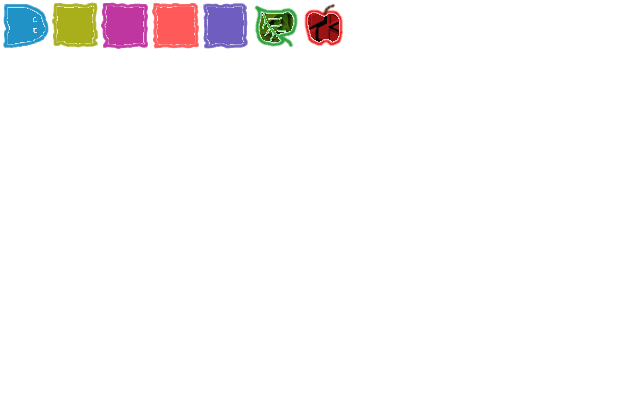
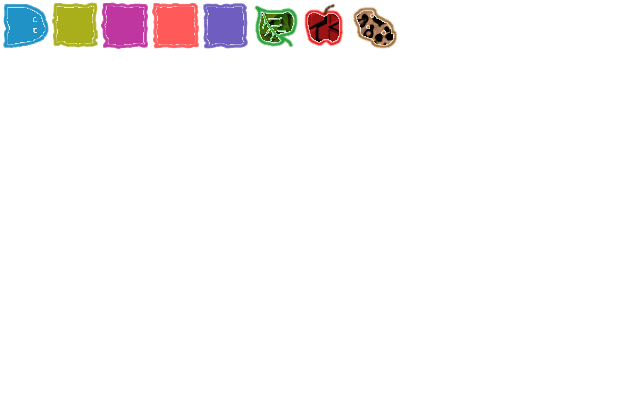
Layer changes from the first w=640, h=400 image to the second:
painted on "Background" over box(352, 6, 398, 50)
